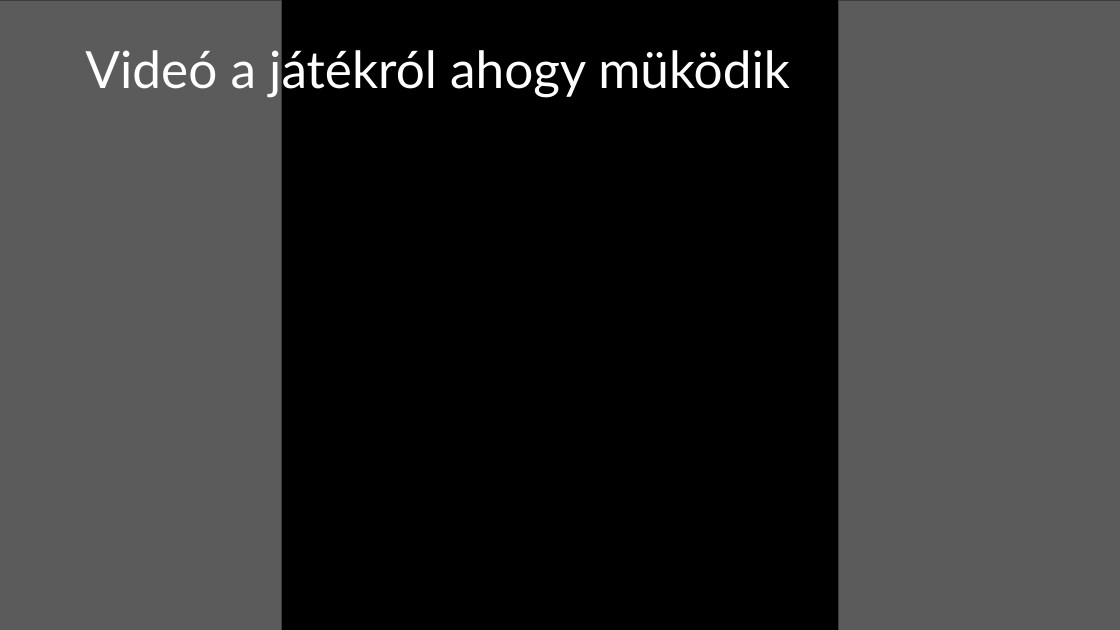
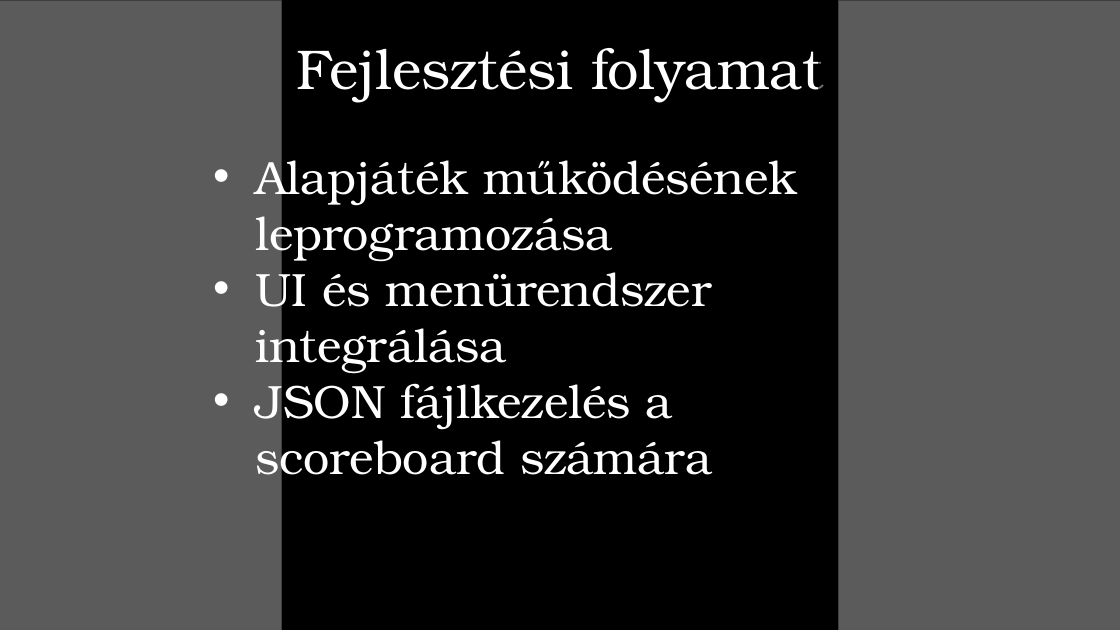
Before and after one commit to balogha2005/Tetris-projekt, a slide deck: slide 9 of PPT/Tetrisz ppt.pptx. Drawn at 1120x630 pixels with LibreOffice and Linux fonts; fonts in the diff are those of the drawing; grey boxes stand for pictures. Boxes give left, top, right and bottom in pixels: in the first picture for what was removed or moved away, otherwise in the second. Text is boxed around its words. In the diff, an @@ line names an element or a change of style, - is before the commit and + after.

```diff
--- a/PPT/Tetrisz ppt.pptx
+++ b/PPT/Tetrisz ppt.pptx
@@ title at box(296, 48, 824, 103): text changed; size 44 to 48 pt; font Lato to TeX Gyre Bonum @@
-Videó a játékról ahogy müködik
+Fejlesztési folyamat
@@ text added at box(255, 150, 798, 484), 40 pt, text #FFFFFF @@
+• Alapjáték működésének leprogramozása
+• UI és menürendszer integrálása
+• JSON fájlkezelés a scoreboard számára
```
Also in this commit, not shown: 1 other slide changed, 7 slides added, 6 slides removed.
